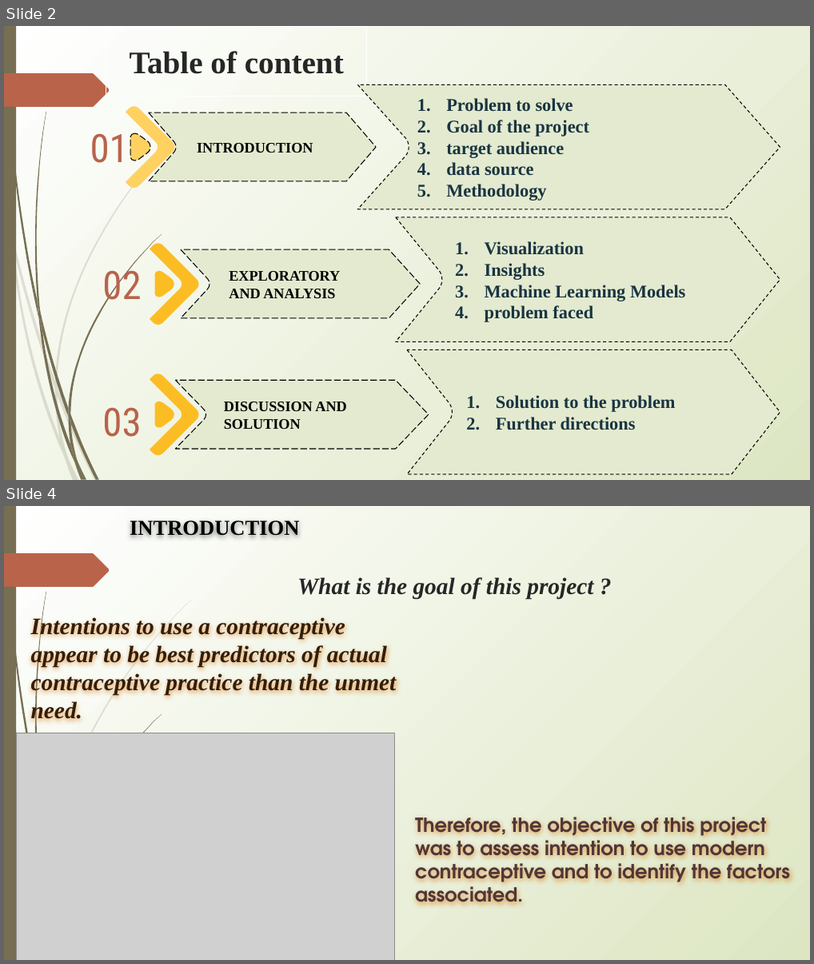
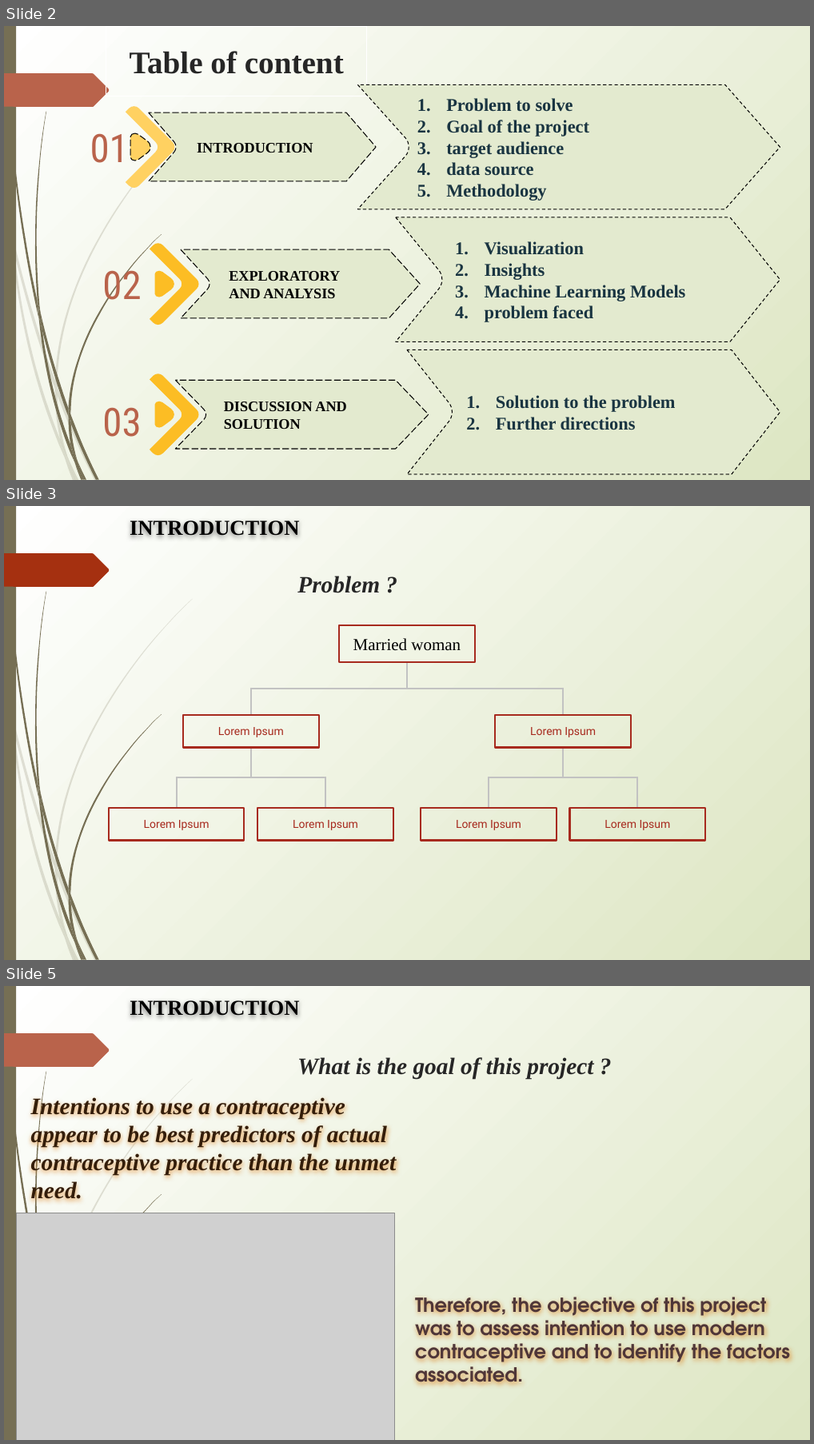
Before and after one commit to MMasson1988/Capstone-s-Project, a slide deck: Contraceptive Projetct.pptx. Shown one above the other, each under a label of ours: slides 2 and 4 before the commit, slides 2, 3 and 5 after it; the slides between them are not shown. The pictures are 814x964 and 814x1444 pixels, drawn with LibreOffice and Linux fonts; fonts in the diff are those of the drawing; grey boxes stand for pictures. Boxes give left, top, right and bottom in pixels: in the first picture for what was removed or moved away, otherwise in the second. Text is boxed around its words. In the diff, an @@ line names an element or a change of style, - is before the commit and + after.

```diff
--- a/Contraceptive Projetct.pptx
+++ b/Contraceptive Projetct.pptx
@@ slide 3 added at box(4, 506, 810, 960), background gradient #FFFFFF to #DDE6C3; not listed: 23 template elements that a slide beside it also shows @@
@@ text added at box(130, 518, 299, 536), 19 pt, text #000000, bold @@
+INTRODUCTION
@@ freeform shape added at box(4, 553, 109, 588), fill #A53010 @@
@@ title added at box(298, 576, 380, 593), 21 pt, text #262626, bold, italic @@
+Problem ?
@@ rectangle added at box(339, 625, 475, 662), outline #A72A1E 1.5 pt, 15 pt, text #000000 @@
+Married woman
@@ elbow line added from (250, 715) to (407, 663), #C2C2C2 1.5 pt @@
@@ elbow line added from (407, 663) to (564, 715), #C2C2C2 1.5 pt @@
@@ rectangle added at box(183, 715, 318, 747), outline #A72A1E 1.5 pt, 10 pt, text #A72A1E @@
+Lorem Ipsum
@@ rectangle added at box(495, 715, 630, 747), outline #A72A1E 1.5 pt, 10 pt, text #A72A1E @@
+Lorem Ipsum
@@ elbow line added from (177, 808) to (250, 747), #C2C2C2 1.5 pt @@
@@ elbow line added from (250, 747) to (326, 808), #C2C2C2 1.5 pt @@
@@ elbow line added from (489, 808) to (564, 747), #C2C2C2 1.5 pt @@
@@ elbow line added from (564, 747) to (638, 808), #C2C2C2 1.5 pt @@
@@ rectangle added at box(109, 808, 244, 840), outline #A72A1E 1.5 pt, 10 pt, text #A72A1E @@
+Lorem Ipsum
@@ rectangle added at box(258, 808, 394, 840), outline #A72A1E 1.5 pt, 10 pt, text #A72A1E @@
+Lorem Ipsum
@@ rectangle added at box(421, 808, 556, 840), outline #A72A1E 1.5 pt, 10 pt, text #A72A1E @@
+Lorem Ipsum
@@ rectangle added at box(570, 808, 706, 840), outline #A72A1E 1.5 pt, 10 pt, text #A72A1E @@
+Lorem Ipsum
@@ what was slide 4 is now slide 5 @@
```
Also in this commit, not shown: 24 slides changed, 1 slide removed.
